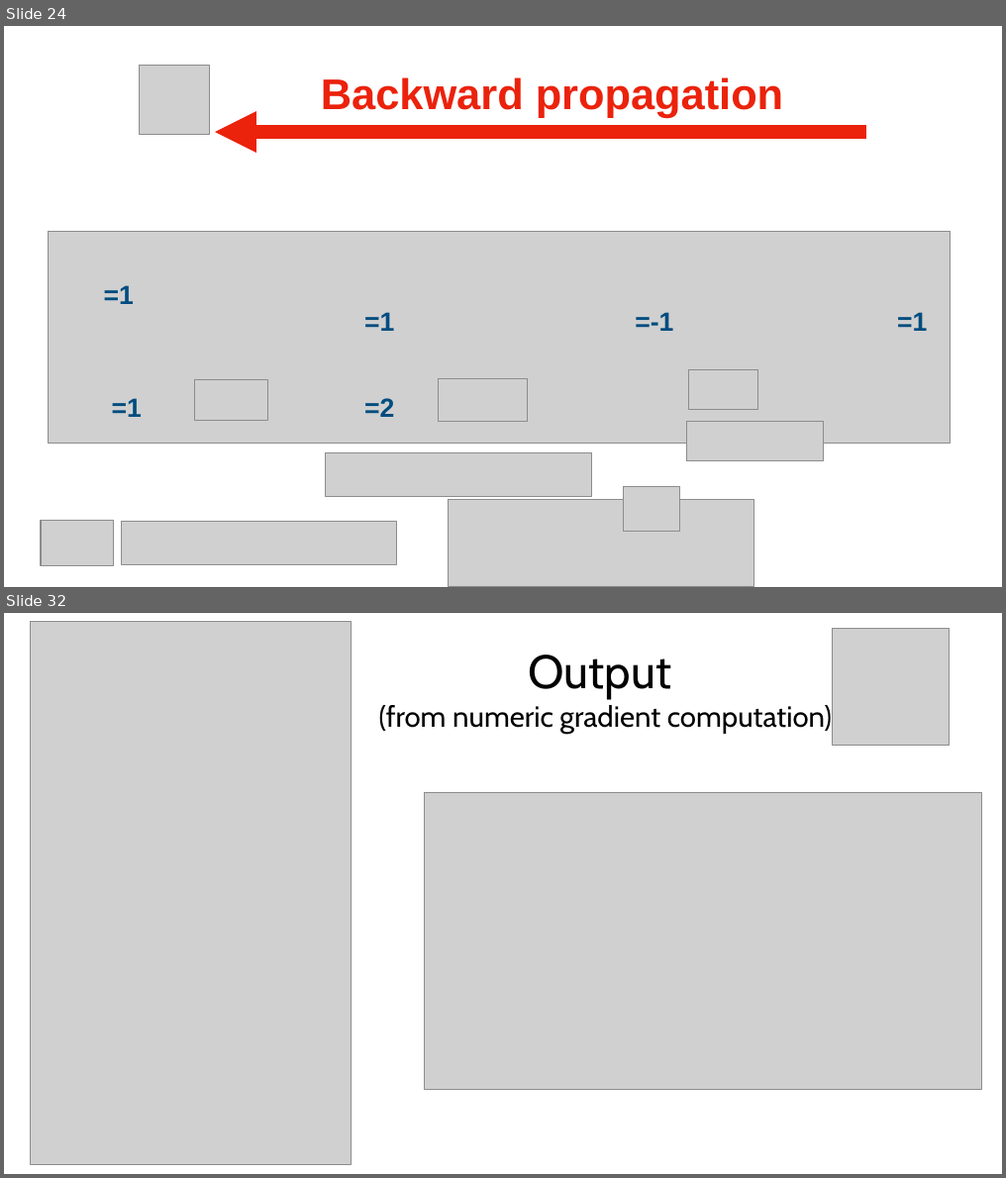
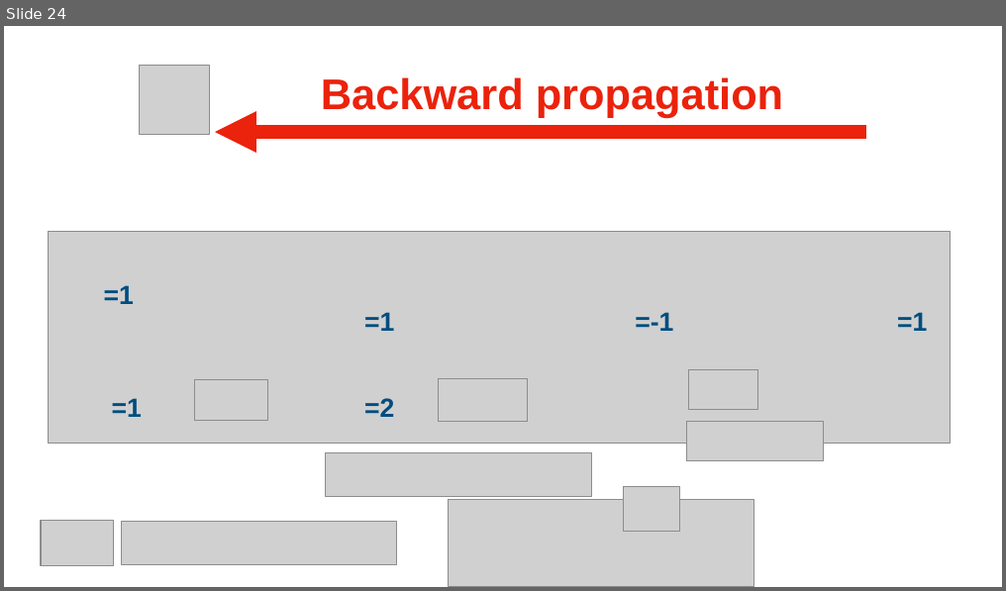
Before and after one commit to joshhu/chtpytorch, a slide deck: slides/Lecture 04_ Back-propagation and PyTorch autograd.pptx. Shown one above the other, each under a label of ours: slides 24 and 32 before the commit, slide 24 after it; the slides between them are not shown. The pictures are 1006x1178 and 1006x591 pixels, drawn with LibreOffice and Linux fonts; fonts in the diff are those of the drawing; grey boxes stand for pictures. Boxes give left, top, right and bottom in pixels: in the first picture for what was removed or moved away, otherwise in the second. Text is boxed around its words. In the diff, an @@ line names an element or a change of style, - is before the commit and + after.

```diff
--- a/slides/Lecture 04_ Back-propagation and PyTorch autograd.pptx
+++ b/slides/Lecture 04_ Back-propagation and PyTorch autograd.pptx
@@ slide 32 removed at (x1=4, y1=613, x2=1002, y2=1174), background #FFFFFF @@
@@ picture removed at (x1=31, y1=622, x2=351, y2=1164) @@
@@ picture removed at (x1=833, y1=629, x2=949, y2=746) @@
@@ title removed at (x1=379, y1=655, x2=832, y2=734) @@
-Output
-(from numeric gradient computation)
@@ picture removed at (x1=424, y1=792, x2=981, y2=1089) @@
```
Also in this commit, not shown: 2 slides added, 15 other slides removed, 32 other files.
